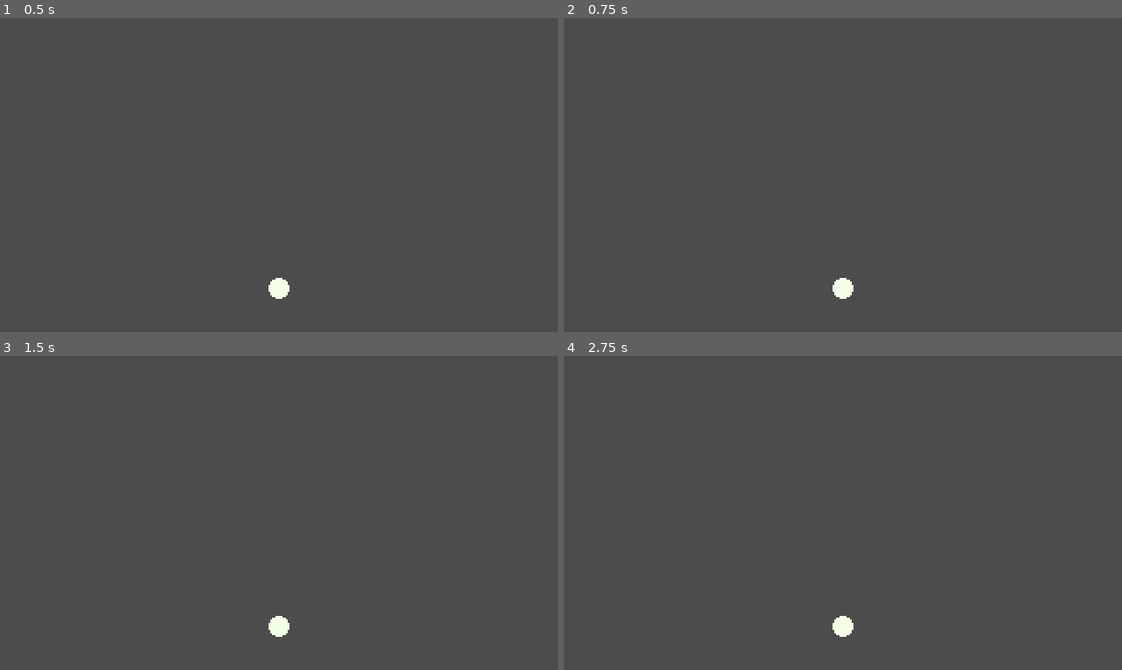
Above: before the commit, frames 1-4 (two rows, left to right).
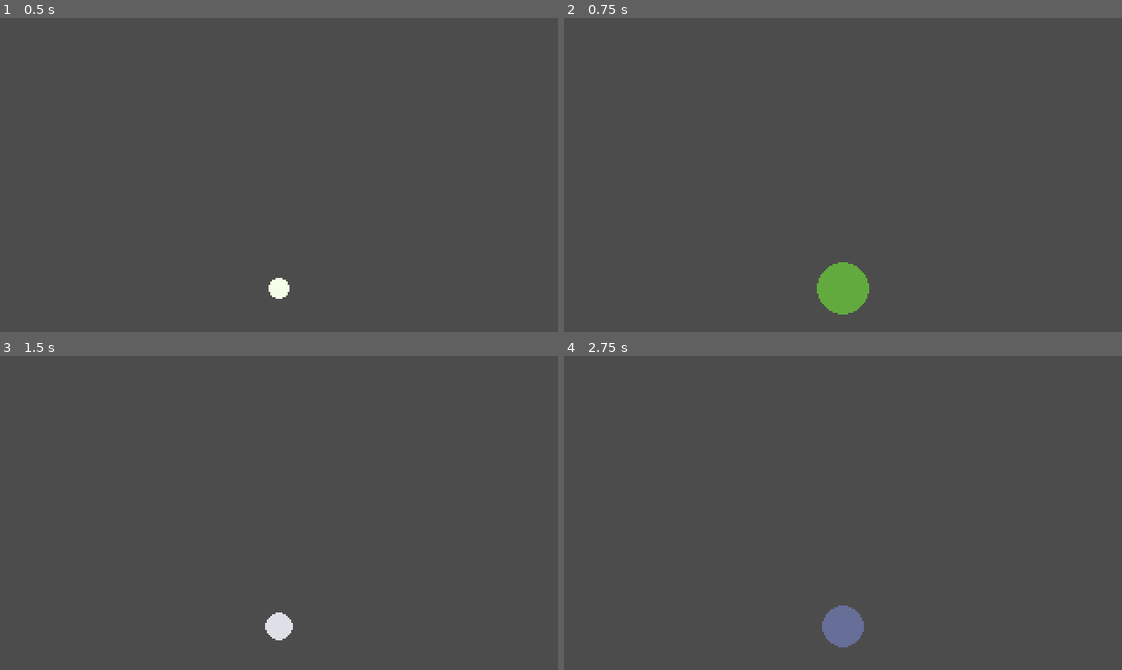
Above: after the commit, the same moments.

Repository: MTareqAzim/root-for-you
Game: Godot game, scene res://scenes/beat_keeper.tscn
Two runs of this game, one before a commit and one after it. Both use one fixed random seed, a clock stepped at 60 frames per second and the inputs below. This scene is started directly instead of the project's main scene.
Inputs:
- Up to frame 1 (0.5 s): no input
- Up to frame 2 (0.75 s): tap Enter at 0.5 s
- Up to frame 3 (1.5 s): no input
- Up to frame 4 (2.75 s): no input

Frame 1 is identical in both runs. In frame 2, 1.2% of the frame differs, in the area x 45-55%, y 77-95%; in frame 3, 0.3%; in frame 4, 0.8%.

Commit message:
Added sounds to beat keeper.

Diff:
--- a/scenes/beat_keeper.tscn
+++ b/scenes/beat_keeper.tscn
@@ -1,14 +1,16 @@
-[gd_scene load_steps=11 format=2]
+[gd_scene load_steps=13 format=2]
 
 [ext_resource path="res://scripts/beat_keeper.gd" type="Script" id=1]
 [ext_resource path="res://assets/art/pronounced_1.png" type="Texture" id=2]
 [ext_resource path="res://assets/art/pronounced_2.png" type="Texture" id=3]
 [ext_resource path="res://assets/art/regular_2.png" type="Texture" id=4]
 [ext_resource path="res://assets/art/base.png" type="Texture" id=5]
+[ext_resource path="res://assets/sounds/regular_wah.wav" type="AudioStream" id=6]
 [ext_resource path="res://assets/art/pronounced_0.png" type="Texture" id=7]
 [ext_resource path="res://assets/art/regular_1.png" type="Texture" id=8]
 [ext_resource path="res://assets/art/regular_0.png" type="Texture" id=9]
 [ext_resource path="res://scripts/beat_display.gd" type="Script" id=10]
+[ext_resource path="res://assets/sounds/pronounced_wah.wav" type="AudioStream" id=11]
 
 [sub_resource type="SpriteFrames" id=1]
 animations = [ {
@@ -35,9 +37,15 @@
 pronounced_beats = true
 
 [node name="PronouncedSound" type="AudioStreamPlayer" parent="."]
+stream = ExtResource( 11 )
+volume_db = -8.0
+pitch_scale = 1.2
 bus = "Beats"
 
 [node name="RegularSound" type="AudioStreamPlayer" parent="."]
+stream = ExtResource( 6 )
+volume_db = -3.0
+pitch_scale = 1.2
 bus = "Beats"
 
 [node name="Control" type="Control" parent="."]
--- a/scripts/beat_keeper.gd
+++ b/scripts/beat_keeper.gd
@@ -1,20 +1,24 @@
 extends Control
 
-export(float) var beats_per_minute := 1.0
+export(bool) var enabled := true setget set_enabled
+export(int) var beats_per_minute := 90
 export(bool) var pronounced_beats := false
 export(int, 1, 100) var time_signature := 4
 
-onready var time_between_beats : float = 1.0 / beats_per_minute
+onready var time_between_beats : float = 60.0 / beats_per_minute
 
 onready var pronounced_sound : AudioStreamPlayer = $PronouncedSound
 onready var regular_sound : AudioStreamPlayer = $RegularSound
 onready var beat_display : AnimatedSprite = $Control/BeatDisplay
 
-var nth_beat : int = 0
+var nth_beat : int = -1
 var beat_delta : float = 0.0
 
 
 func _process(delta: float) -> void:
+	if not enabled:
+		return
+
 	beat_delta += delta
 
 	if beat_delta < time_between_beats:
@@ -34,3 +38,11 @@
 	else:
 		regular_sound.play()
 		beat_display.play("regular")
+
+
+func set_enabled(value: bool) -> void:
+	if not value and enabled:
+		nth_beat = -1
+		beat_delta = 0.0
+
+	enabled = value
Not shown, added: assets/sounds/pronounced_wah.wav
Not shown, added: assets/sounds/regular_wah.wav
